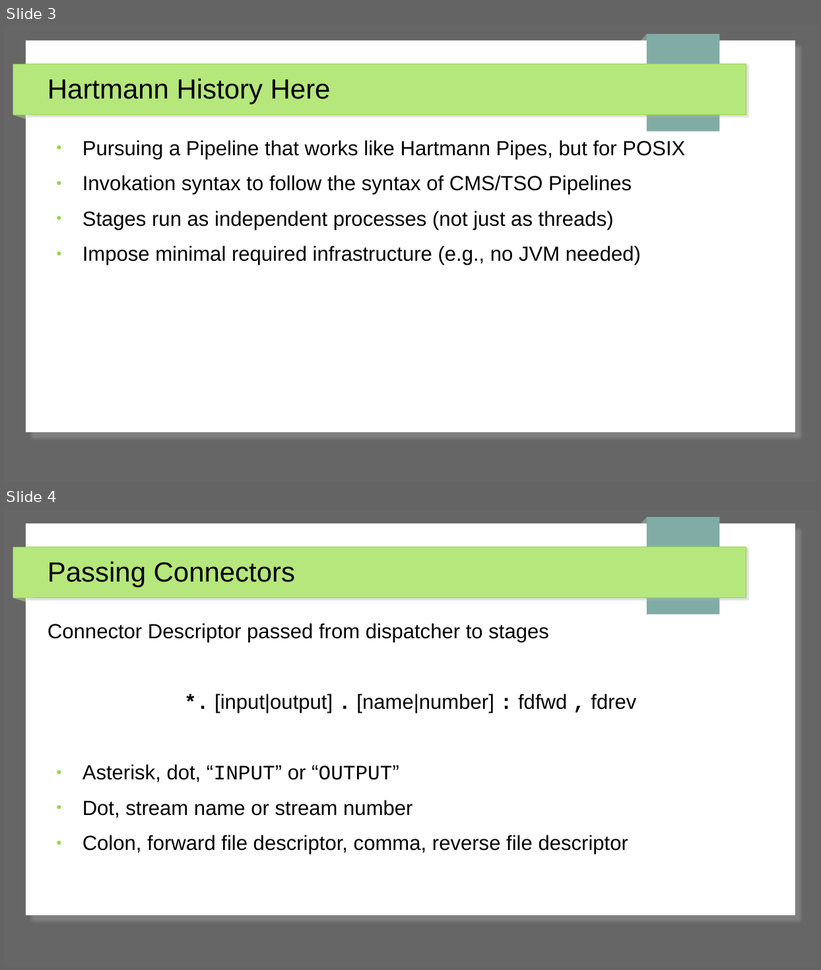
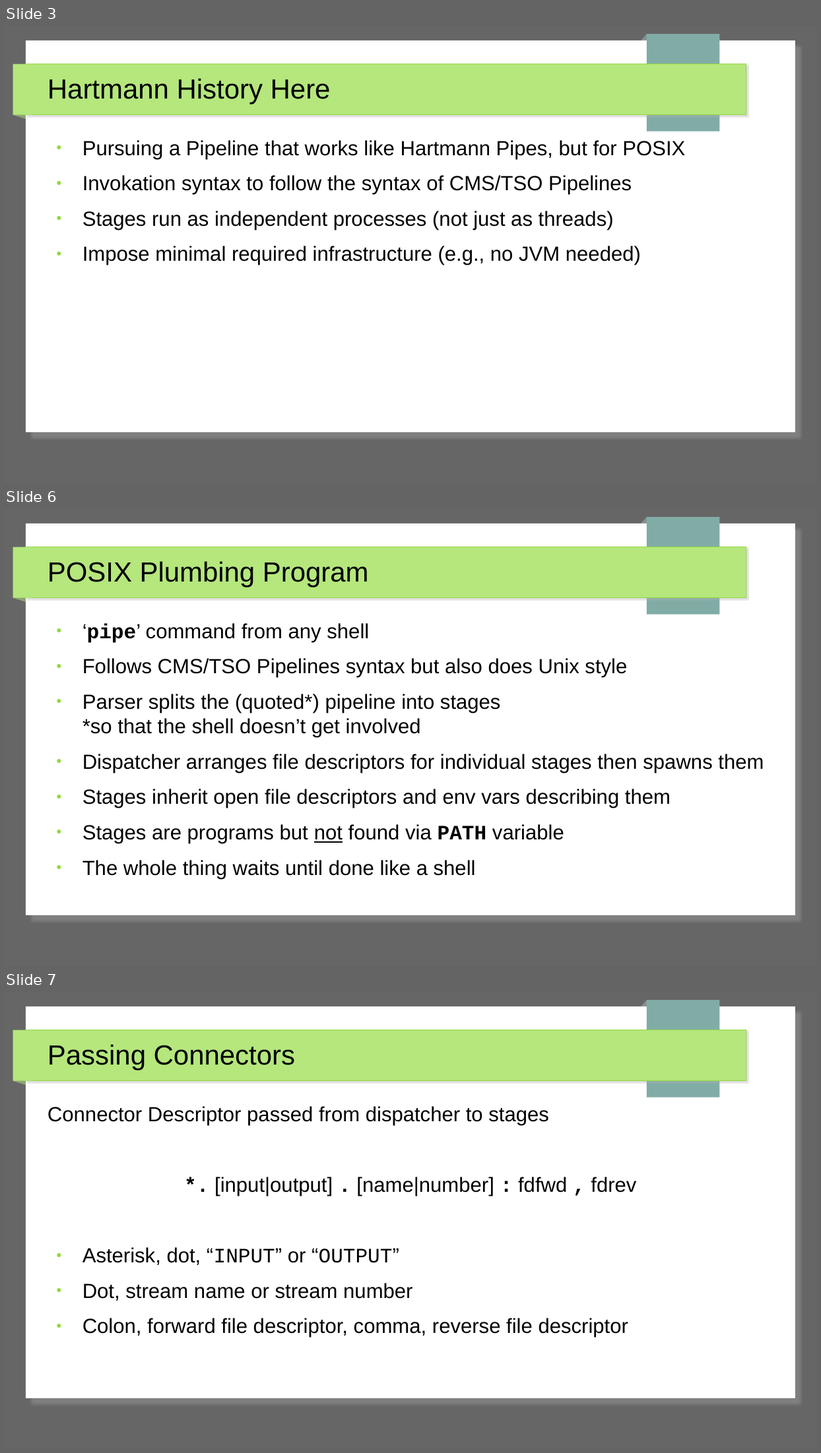
Before and after one commit to trothr/ductwork, a slide deck: doc/duckwork.pptx. Shown one above the other, each under a label of ours: slides 3 and 4 before the commit, slides 3, 6 and 7 after it; the slides between them are not shown. The pictures are 821x970 and 821x1453 pixels, drawn with LibreOffice and Linux fonts; fonts in the diff are those of the drawing. Boxes give left, top, right and bottom in pixels: in the first picture for what was removed or moved away, otherwise in the second. Text is boxed around its words. In the diff, an @@ line names an element or a change of style, - is before the commit and + after.

```diff
--- a/doc/duckwork.pptx
+++ b/doc/duckwork.pptx
@@ slide 6 added at box(4, 509, 817, 966), background #666666; not listed: 7 template elements that a slide beside it also shows @@
@@ title added at box(48, 561, 369, 587), 27 pt, text #000000 @@
+POSIX Plumbing Program
@@ text added at box(83, 623, 764, 879), 20 pt, text #000000 @@
+● ‘pipe’ command from any shell
+● Follows CMS/TSO Pipelines syntax but also does Unix style
+● Parser splits the (quoted*) pipeline into stages
+  *so that the shell doesn’t get involved
+● Dispatcher arranges file descriptors for individual stages then spawns them
+● Stages inherit open file descriptors and env vars describing them
+● Stages are programs but not found via PATH variable
+● The whole thing waits until done like a shell
@@ what was slide 4 is now slide 7 @@
```
Also in this commit, not shown: 2 other slides added.
